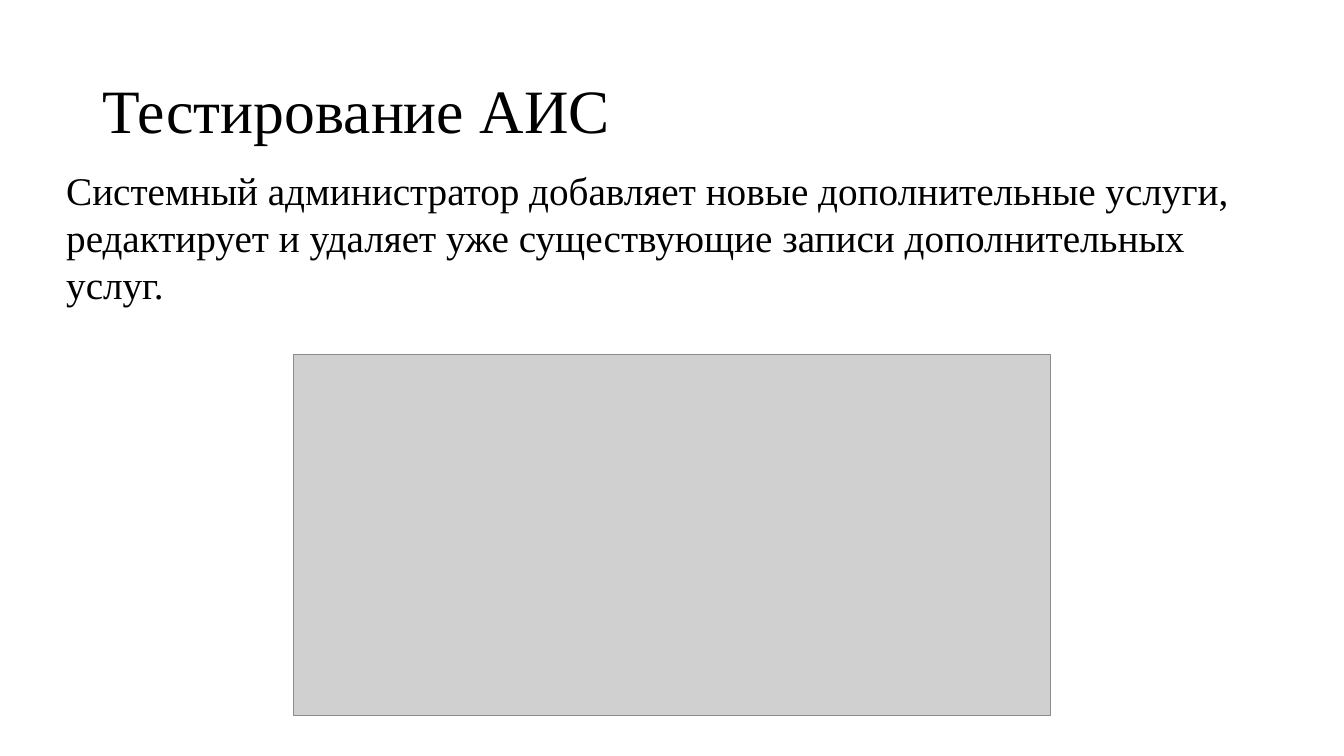
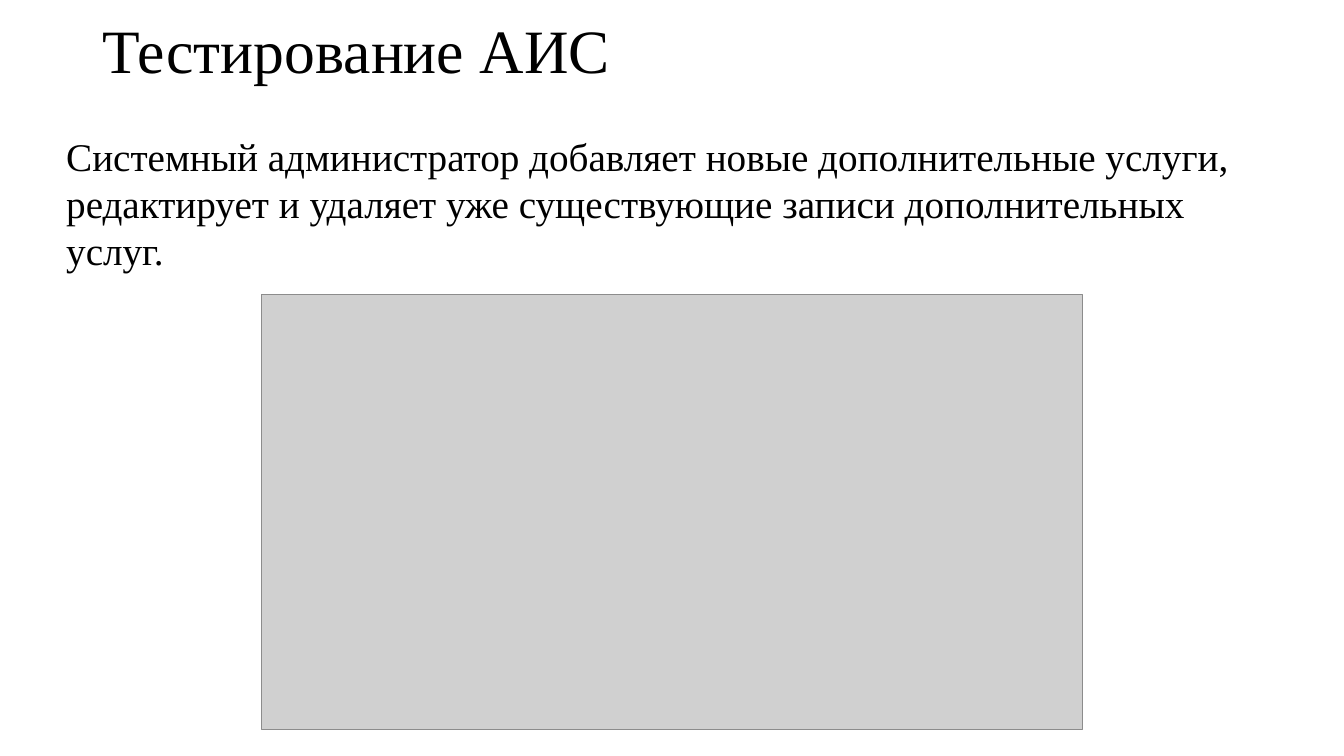
Before and after one commit to depxd/hotel3, a slide deck: slide 21 of Презентаци АИС гостницы.pptx. Drawn at 1344x756 pixels with LibreOffice and Linux fonts; fonts in the diff are those of the drawing; grey boxes stand for pictures. Boxes give left, top, right and bottom in pixels: in the first picture for what was removed or moved away, otherwise in the second. Text is boxed around its words. In the diff, an @@ line names an element or a change of style, - is before the commit and + after.

```diff
--- a/Презентаци АИС гостницы.pptx
+++ b/Презентаци АИС гостницы.pptx
@@ title "Тестирование АИС": place and size @@
-title "Тестирование АИС" at (102,92,610,144)
+title "Тестирование АИС" at (102,32,610,85)
@@ text "Системный администратор добавляет новые дополнительные ...": place and size @@
-text "Системный администратор добавляет новые дополнительные ..." at (66,177,1228,307)
+text "Системный администратор добавляет новые дополнительные ..." at (66,143,1228,273)
@@ picture: place and size @@
-picture at (293,355,1051,716)
+picture at (261,294,1082,729)
```
Also in this commit, not shown: 18 other slides changed, 2 other files.
